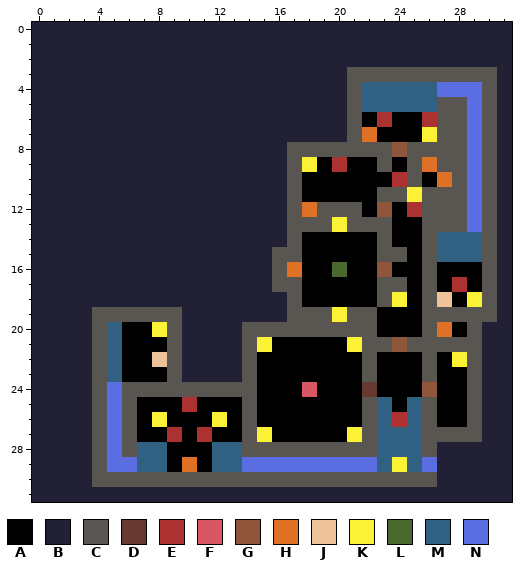
File history of a pixel-art sprite, maps/test1.png. Above is the file before it was changed.
The file is 32x32 pixels.
Palette (. is transparent): A #000000  B #222034  C #595652  D #663931  E #ac3232  F #d95763  G #8f563b  H #df7126  J #eec39a  K #fbf236  L #4b692f  M #306082  N #5b6ee1
Pixels before, first column x 0:
 0 BBBBBBBBBBBBBBBBBBBBBBBBBBBBBBBB
 1 BBBBBBBBBBBBBBBBBBBBBBBBBBBBBBBB
 2 BBBBBBBBBBBBBBBBBBBBBBBBBBBBBBBB
 3 BBBBBBBBBBBBBBBBBBBBBCCCCCCCCCCB
 4 BBBBBBBBBBBBBBBBBBBBBCMMMMMNNNCB
 5 BBBBBBBBBBBBBBBBBBBBBCMMMMMCCNCB
 6 BBBBBBBBBBBBBBBBBBBBBCAEAAECCNCB
 7 BBBBBBBBBBBBBBBBBBBBBCHAAAKCCNCB
 8 BBBBBBBBBBBBBBBBBCCCCCCCGCCCCNCB
 9 BBBBBBBBBBBBBBBBBCKAEAACACHCCNCB
10 BBBBBBBBBBBBBBBBBCAAAAAAECAHCNCB
11 BBBBBBBBBBBBBBBBBCAAAAACCKCCCNCB
12 BBBBBBBBBBBBBBBBBCHCCCAGAECCCNCB
13 BBBBBBBBBBBBBBBBBCCCKCCCAACCCNCB
14 BBBBBBBBBBBBBBBBBCAAAAACAACMMMCB
15 BBBBBBBBBBBBBBBBCCAAAAACCACMMMCB
16 BBBBBBBBBBBBBBBBCHAALAAGAACAAACB
17 BBBBBBBBBBBBBBBBCCAAAAACCACAEACB
18 BBBBBBBBBBBBBBBBBCAAAAACKACJAKCB
19 BBBBCCCCCCBBBBBBBCCCKCCAAACCCCCB
20 BBBBCMAAKCBBBBCCCCCCCCCAAACHACBB
21 BBBBCMAAACBBBBCKAAAAAKCCGCCCCCBB
22 BBBBCMAAJCBBBBCAAAAAAACAAACAKCBB
23 BBBBCMAAACBBBBCAAAAAAACAAACAACBB
24 BBBBCNCCCCCCCCCAAAFAAADAAAGAACBB
25 BBBBCNCAAAEAAACAAAAAAACMAMCAACBB
26 BBBBCNCAKAAAKACAAAAAAACMEMCAACBB
27 BBBBCNCAAEAEAACKAAAAAKCMMMCCCCBB
28 BBBBCNCMMAAAMMCCCCCCCCCMMMCBBBBB
29 BBBBCNNMMAHAMMNNNNNNNNNMKMNBBBBB
30 BBBBCCCCCCCCCCCCCCCCCCCCCCCBBBBB
31 BBBBBBBBBBBBBBBBBBBBBBBBBBBBBBBB
After:
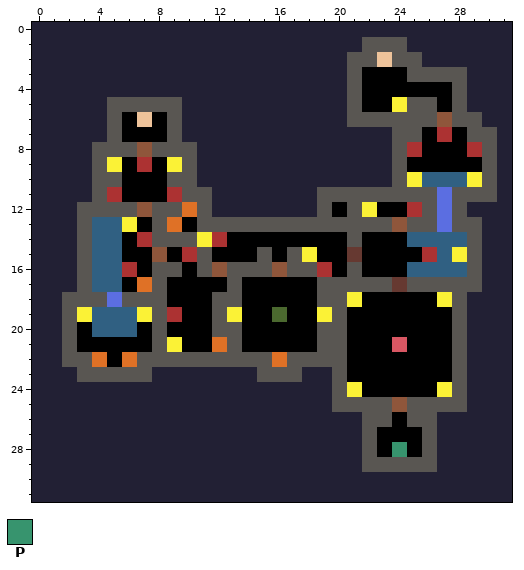
Colours new in this view: P #37946e
From old to new:
y 1: x 22..24 BBB -> CCC
y 2: x 21..25 BBBBB -> CCJCC
y 3: x 22..24 CCC -> AAA; x 29..30 CC -> BB
y 4: x 22..30 MMMMMNNNC -> AAAAAACBB
y 5: x 5..9 BBBBB -> CCCCC; x 22..27 MMMMMC -> AAKCCA; x 29..30 NC -> BB
y 6: x 5..9 BBBBB -> CAJAC; x 22..27 AEAAEC -> CCCCCG; x 29..30 NC -> CB
y 7: x 5..9 BBBBB -> CAAAC; x 21..29 CHAAAKCCN -> BBBCCAEAC
y 8: x 4..10 BBBBBBB -> CCCGCCC; x 17..29 CCCCCCCGCCCCN -> BBBBBBBCEAAAE
y 9: x 4..10 BBBBBBB -> CKAEAKC; x 17..29 CKAEAACACHCCN -> BBBBBBBCAAAAA
y 10: x 4..10 BBBBBBB -> CCAAACC; x 17..29 CAAAAAAECAHCN -> BBBBBBBCKMMMK
y 11: x 4..11 BBBBBBBB -> CEAAAECC; x 17..22 CAAAAA -> BBCCCC; x 25 K -> C; x 27 C -> N; x 29 N -> C
y 12: x 3..11 BBBBBBBBB -> CCCCGCCHC; x 17..18 CH -> BB; x 20 C -> A; x 22..23 AG -> KA; x 27 C -> N; x 29..30 NC -> BB
y 13: x 3..16 BBBBBBBBBBBBBB -> CMMKACHACCCCCC; x 20 K -> C; x 24..25 AA -> GC; x 27 C -> N; x 29..30 NC -> CB
y 14: x 3..17 BBBBBBBBBBBBBBC -> CMMAECCCKEAAAAA; x 21 A -> C; x 23 C -> A; x 25..26 AC -> MM; x 29..30 MC -> CB
y 15: x 3..16 BBBBBBBBBBBBBC -> CMMAAGAECAAACA; x 18 A -> K; x 21 A -> D; x 23..24 CC -> AA; x 26 C -> E; x 28..30 MMC -> KCB
y 16: x 3..21 BBBBBBBBBBBBBCHAALA -> CMMEACCACGCCCGCCEAC; x 23 G -> A; x 25..30 ACAAAC -> MMMMCB
y 17: x 3..17 BBBBBBBBBBBBBCC -> CMMAHCAAAACAAAA; x 19..22 AAAA -> CCCC; x 24..25 CA -> DC; x 27..30 AEAC -> CCCB
y 18: x 2..17 BBBBBBBBBBBBBBBC -> CCCNCCCAAACCAAAA; x 19..21 AAA -> CCK; x 23..24 CK -> AA; x 26..30 CJAKC -> AKCBB
y 19: x 2..7 BBCCCC -> CKMMMK; x 9..22 CBBBBBBBCCCKCC -> EAACKAALAAKCAA; x 26..27 CC -> AA; x 29..30 CC -> BB
y 20: x 2..4 BBC -> CAM; x 6 A -> M; x 8..18 KCBBBBCCCCC -> CAAACCAAAAA; x 21..22 CC -> AA; x 26..29 CHAC -> AACB
y 21: x 2..5 BBCM -> CAAA; x 8..15 ACBBBBCK -> CKAAHCAA; x 19..27 AAKCCGCCC -> CCAAAFAAA; x 29 C -> B
y 22: x 2..8 BBCMAAJ -> CCHAHCC; x 10..13 BBBB -> CCCC; x 15..20 AAAAAA -> CHCCCC; x 22 C -> A; x 26 C -> A; x 28..29 KC -> CB
y 23: x 3 B -> C; x 5..9 MAAAC -> CCCBB; x 14..20 CAAAAAA -> BCCCBBC; x 22 C -> A; x 26 C -> A; x 28..29 AC -> CB
y 24: x 4..22 CNCCCCCCCCCAAAFAAAD -> BBBBBBBBBBBBBBBBCKA; x 26..29 GAAC -> AKCB
y 25: x 4..21 CNCAAAEAAACAAAAAAA -> BBBBBBBBBBBBBBBBCC; x 23..25 MAM -> CGC; x 27..29 AAC -> CCB
y 26: x 4..21 CNCAKAAAKACAAAAAAA -> BBBBBBBBBBBBBBBBBB; x 23..25 MEM -> CAC; x 27..29 AAC -> BBB
y 27: x 4..21 CNCAAEAEAACKAAAAAK -> BBBBBBBBBBBBBBBBBB; x 23..25 MMM -> AAA; x 27..29 CCC -> BBB
y 28: x 4..21 CNCMMAAAMMCCCCCCCC -> BBBBBBBBBBBBBBBBBB; x 23..25 MMM -> APA
y 29: x 4..26 CNNMMAHAMMNNNNNNNNNMKMN -> BBBBBBBBBBBBBBBBBBCCCCC
y 30: x 4..26 CCCCCCCCCCCCCCCCCCCCCCC -> BBBBBBBBBBBBBBBBBBBBBBB
